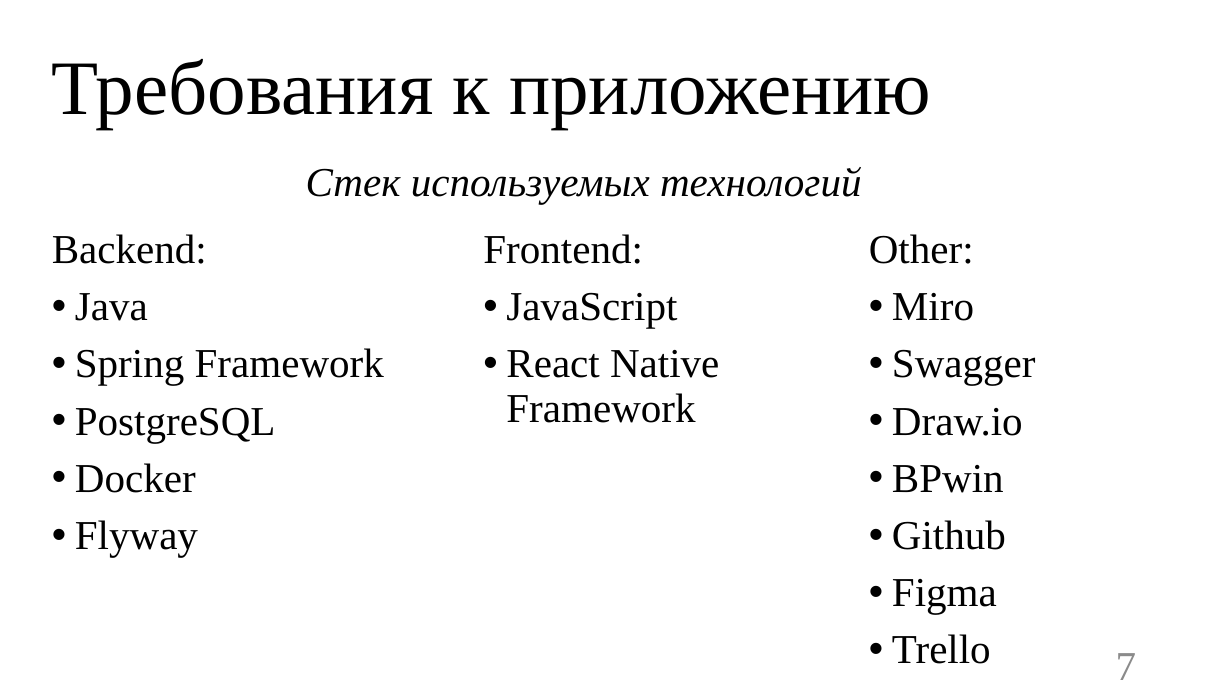
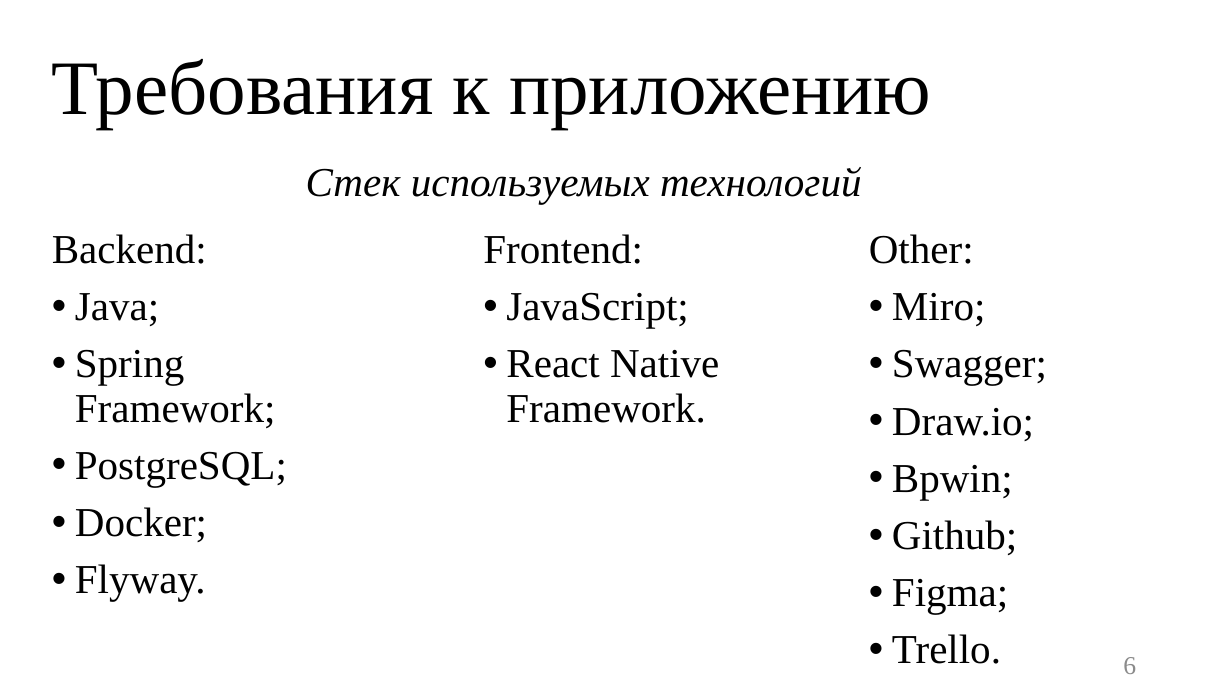
Before and after one commit to TouristTokyo/messenger_project, a slide deck: slide 6 of Documents/Презентация.pptx (slide 7 before the commit). Drawn at 1232x693 pixels with LibreOffice and Linux fonts; fonts in the diff are those of the drawing. Boxes give left, top, right and bottom in pixels: in the first picture for what was removed or moved away, otherwise in the second. Text is boxed around its words. In the diff, an @@ line names an element or a change of style, - is before the commit and + after.

```diff
--- a/Documents/Презентация.pptx
+++ b/Documents/Презентация.pptx
@@ text at bbox=[75, 293, 287, 601]: text changed @@
-• Java
-• Spring Framework
-• PostgreSQL
-• Docker
-• Flyway
+• Java;
+• Spring Framework;
+• PostgreSQL;
+• Docker;
+• Flyway.
@@ text at bbox=[506, 292, 719, 423]: text changed @@
-• JavaScript
-• React Native Framework
+• JavaScript;
+• React Native Framework.
@@ text at bbox=[892, 293, 1047, 664]: text changed @@
-• Miro
-• Swagger
-• Draw.io
-• BPwin
-• Github
-• Figma
-• Trello
+• Miro;
+• Swagger;
+• Draw.io;
+• Bpwin;
+• Github;
+• Figma;
+• Trello.
@@ page number at bbox=[1123, 657, 1136, 674]: text changed; size 32 to 20 pt @@
-7
+6
```
Also in this commit, not shown: 9 other slides changed, 12 slides added, 2 slides removed, 1 other file.
